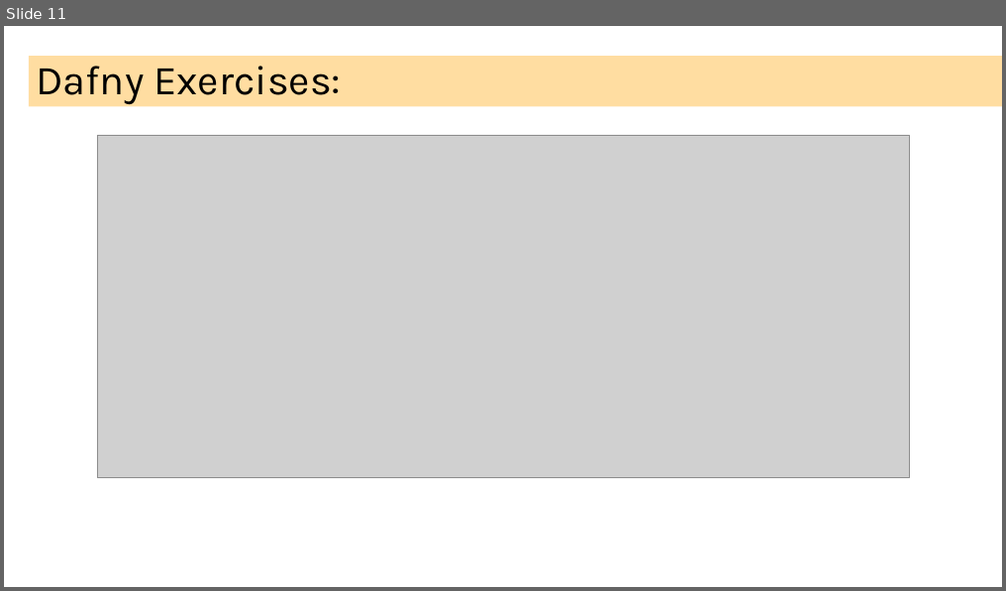
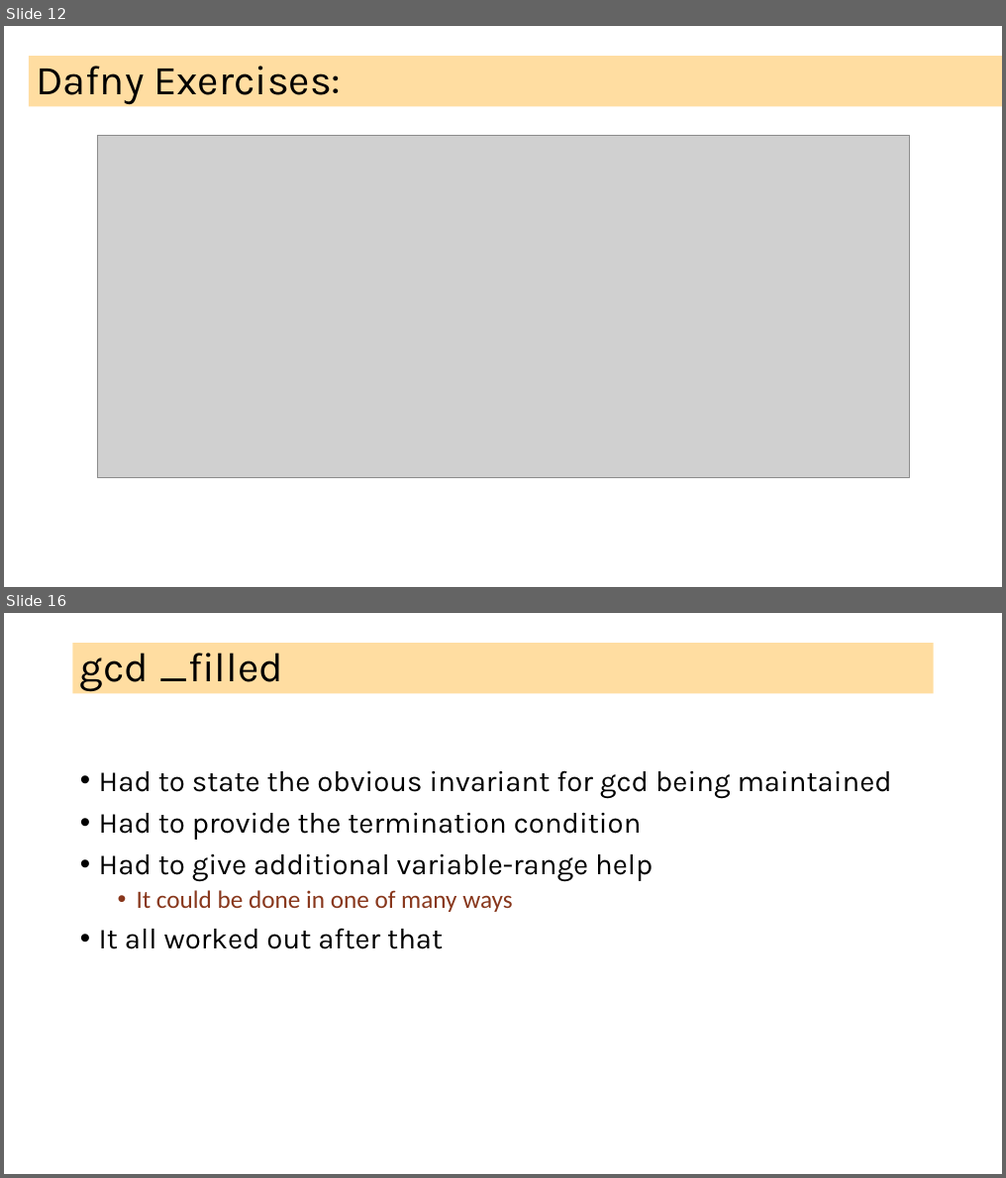
Before and after one commit to ganeshutah/cs6110s22, a slide deck: Lec17/Lec17.pptx. Shown one above the other, each under a label of ours: slide 11 before the commit, slides 12 and 16 after it; the slides between them are not shown. The pictures are 1006x591 and 1006x1178 pixels, drawn with LibreOffice and Linux fonts; fonts in the diff are those of the drawing; grey boxes stand for pictures. Boxes give left, top, right and bottom in pixels: in the first picture for what was removed or moved away, otherwise in the second. Text is boxed around its words. In the diff, an @@ line names an element or a change of style, - is before the commit and + after.

```diff
--- a/Lec17/Lec17.pptx
+++ b/Lec17/Lec17.pptx
@@ slide 16 added at [4, 613, 1002, 1174], background #FFFFFF @@
@@ title added at [73, 643, 934, 694], fill #FFBD47 at 51% opacity, 39.6 pt, text #000000 @@
+gcd _filled
@@ text added at [99, 770, 892, 950], 28 pt, text #000000 @@
+• Had to state the obvious invariant for gcd being maintained
+• Had to provide the termination condition
+• Had to give additional variable-range help
+  • It could be done in one of many ways
+• It all worked out after that
@@ what was slide 11 is now slide 12 @@
```
Also in this commit, not shown: 1 slide changed, 6 other slides added, 3 other files.
